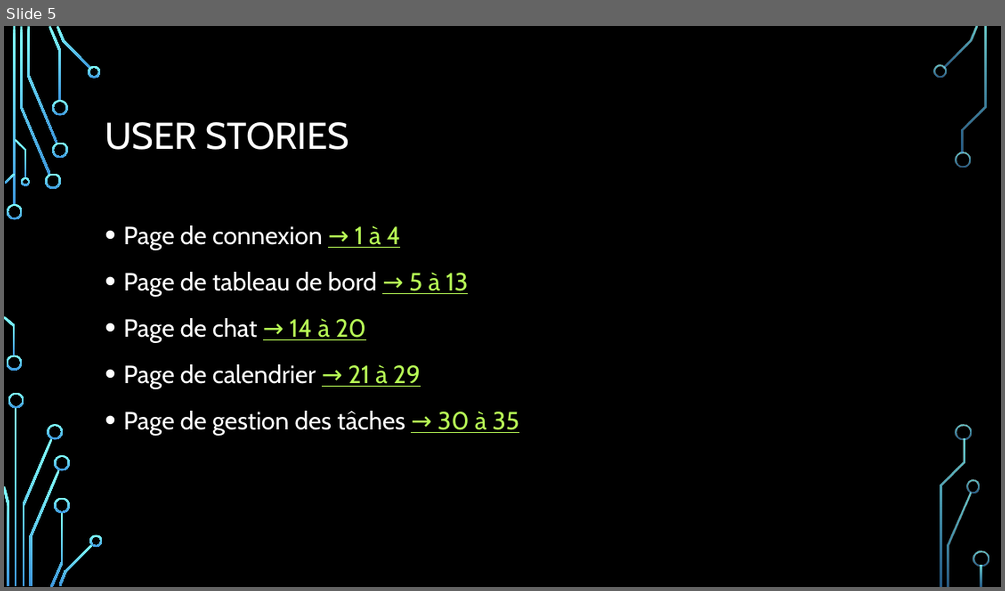
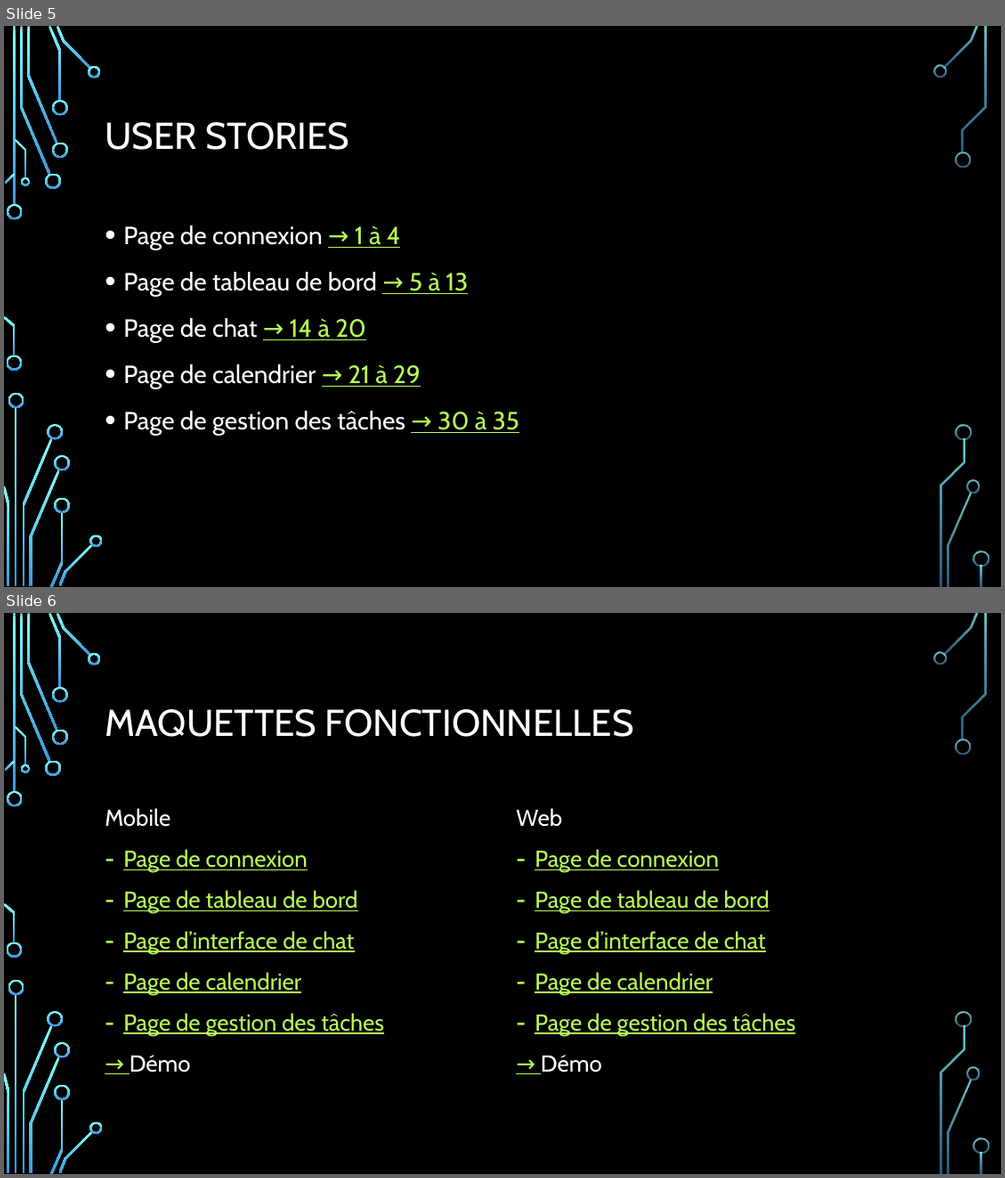
Before and after one commit to andre2061/oc_p3a_project, a slide deck: Présentation.pptx. Shown one above the other, each under a label of ours: slide 5 before the commit, slides 5 and 6 after it. The pictures are 1005x591 and 1005x1178 pixels, drawn with LibreOffice and Linux fonts; fonts in the diff are those of the drawing; background and template pictures are left out. Boxes give left, top, right and bottom in pixels: in the first picture for what was removed or moved away, otherwise in the second. Text is boxed around its words. In the diff, an @@ line names an element or a change of style, - is before the commit and + after.

Commit message:
Fin de présentation '

```diff
--- a/Présentation.pptx
+++ b/Présentation.pptx
@@ slide 6 added at bbox=[4, 613, 1001, 1174], background picture (left out); not listed: 36 template elements that a slide beside it also shows @@
@@ title added at bbox=[105, 709, 634, 737], 36 pt, text #FFFFFF @@
+MAQUETTES FONCTIONNELLES
@@ text added at bbox=[105, 808, 384, 1072], 22.2 pt, text #B8FA56, underline @@
+Mobile
+– Page de connexion
+– Page de tableau de bord
+– Page d’interface de chat
+– Page de calendrier
+– Page de gestion des tâches
+→ Démo
@@ text added at bbox=[516, 808, 795, 1072], 22.2 pt, text #B8FA56, underline @@
+Web
+– Page de connexion
+– Page de tableau de bord
+– Page d’interface de chat
+– Page de calendrier
+– Page de gestion des tâches
+→ Démo
```
Also in this commit, not shown: 2 other slides added.
